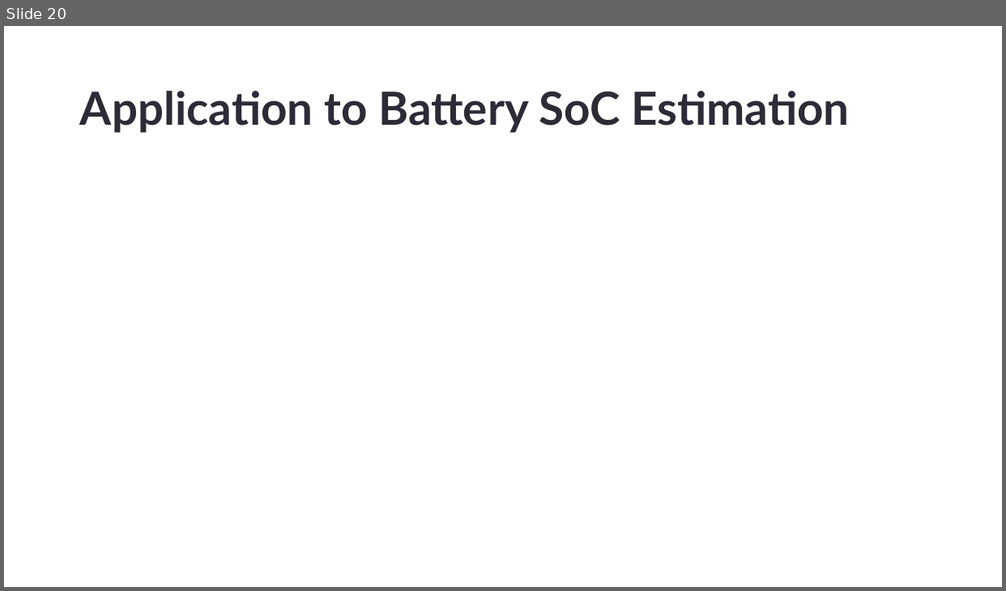
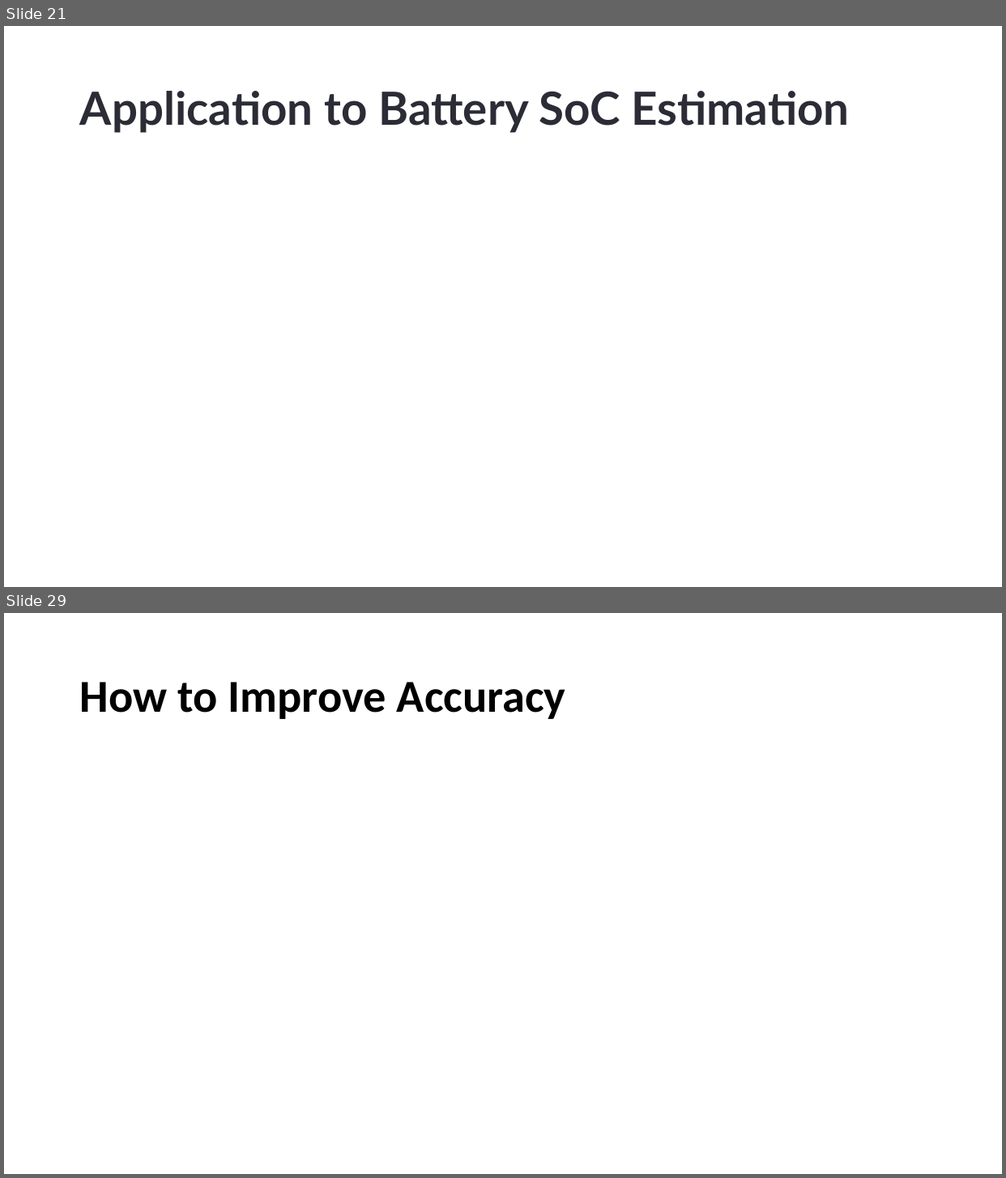
Before and after one commit to DrHammerhead/SoC-estimation, a slide deck: SoC Estimation.pptx. Shown one above the other, each under a label of ours: slide 20 before the commit, slides 21 and 29 after it; the slides between them are not shown. The pictures are 1006x591 and 1006x1178 pixels, drawn with LibreOffice and Linux fonts; fonts in the diff are those of the drawing; grey boxes stand for pictures. Boxes give left, top, right and bottom in pixels: in the first picture for what was removed or moved away, otherwise in the second. Text is boxed around its words. In the diff, an @@ line names an element or a change of style, - is before the commit and + after.

```diff
--- a/SoC Estimation.pptx
+++ b/SoC Estimation.pptx
@@ slide 29 added at (x1=4, y1=613, x2=1002, y2=1174), background #FFFFFF @@
@@ title added at (x1=80, y1=682, x2=566, y2=719), 44 pt, text #000000, bold @@
+How to Improve Accuracy
@@ what was slide 20 is now slide 21 @@
```
Also in this commit, not shown: 8 slides changed, 29 other slides added.
